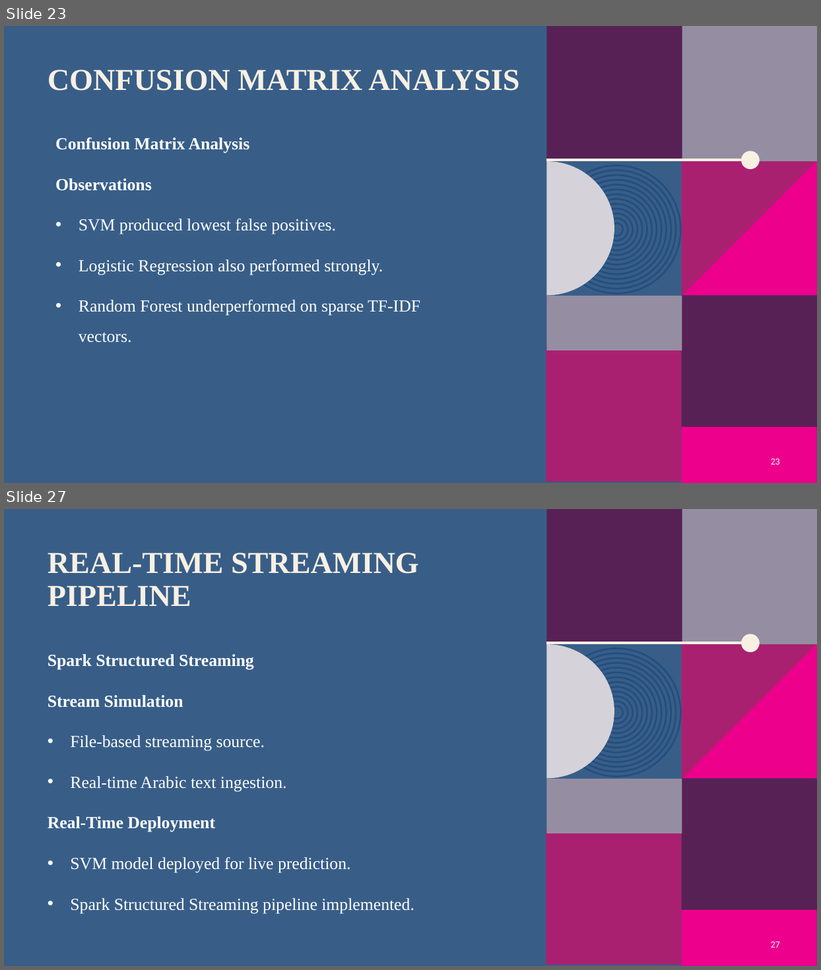
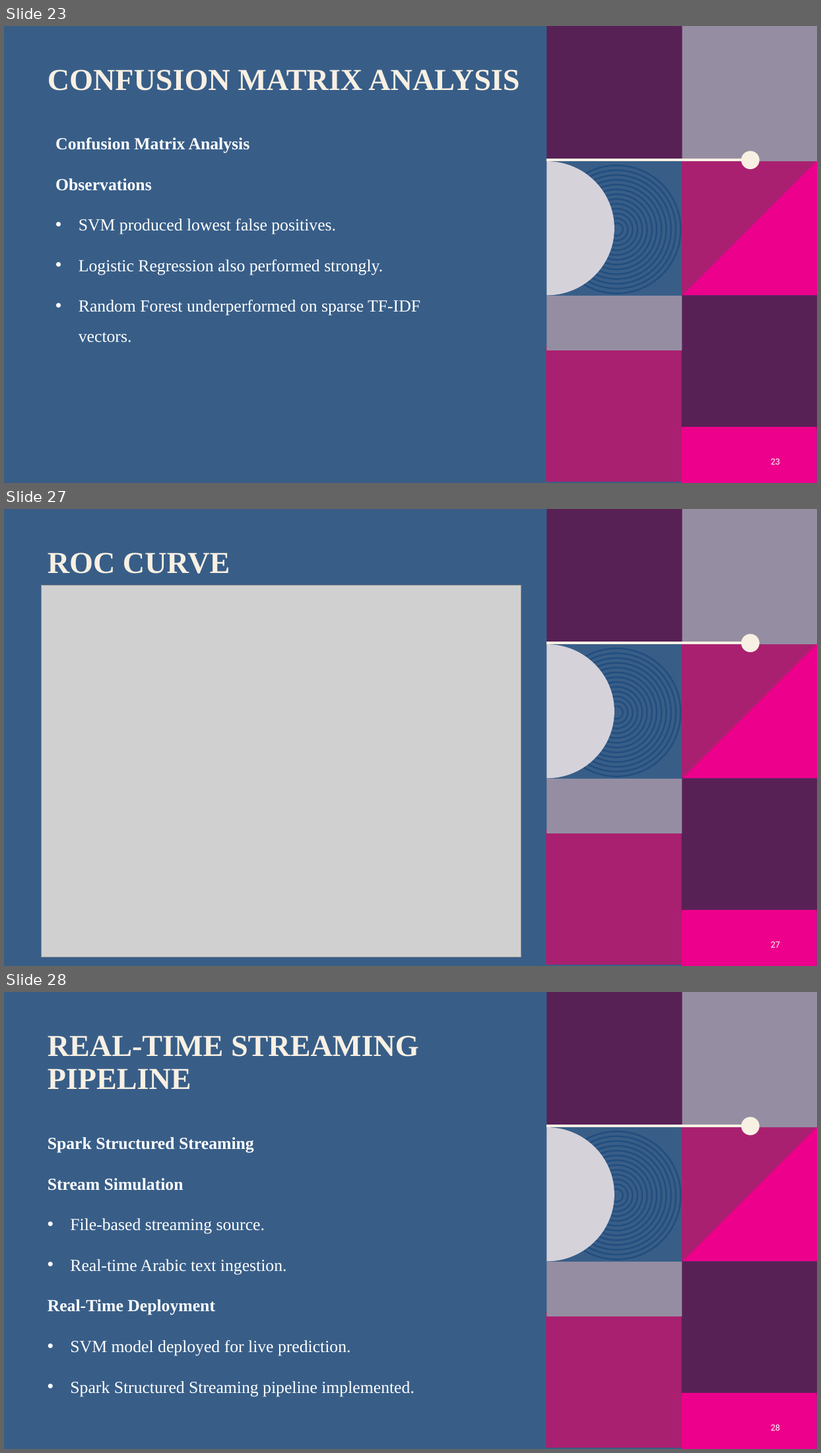
Before and after one commit to Sami-Almoadawi/MSBDA-801-Big-Data-Analytics-Project, a slide deck: reports/presentation/Arabic_AI_Text_Detection_Project.pptx. Shown one above the other, each under a label of ours: slides 23 and 27 before the commit, slides 23, 27 and 28 after it; the slides between them are not shown. The pictures are 821x970 and 821x1453 pixels, drawn with LibreOffice and Linux fonts; fonts in the diff are those of the drawing; grey boxes stand for pictures; background and template pictures are left out. Boxes give left, top, right and bottom in pixels: in the first picture for what was removed or moved away, otherwise in the second. Text is boxed around its words. In the diff, an @@ line names an element or a change of style, - is before the commit and + after.

```diff
--- a/reports/presentation/Arabic_AI_Text_Detection_Project.pptx
+++ b/reports/presentation/Arabic_AI_Text_Detection_Project.pptx
@@ slide 27 added at box(4, 509, 817, 966), background #385E88; not listed: 24 template elements that a slide beside it also shows @@
@@ title added at box(48, 553, 230, 574), 36 pt, text #F8F0E3, bold @@
+ROC CURVE
@@ picture added at box(41, 586, 521, 957) @@
@@ page number added at box(771, 941, 780, 948), 10 pt, text #FFFFFF @@
+27
@@ what was slide 27 is now slide 28 @@
@@ page number at box(771, 1424, 780, 1431): text changed @@
-27
+28
```
Also in this commit, not shown: 4 slides changed, 7 other files.
